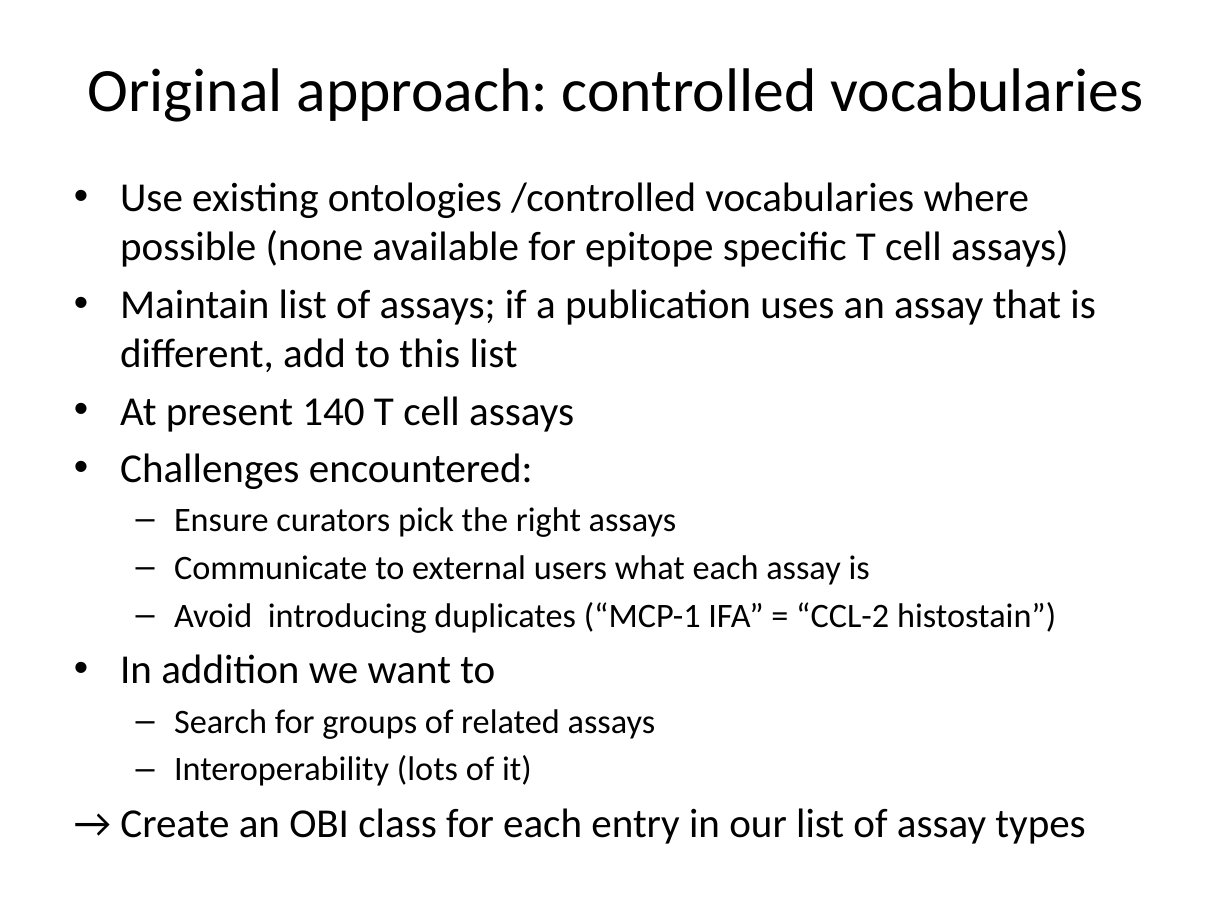
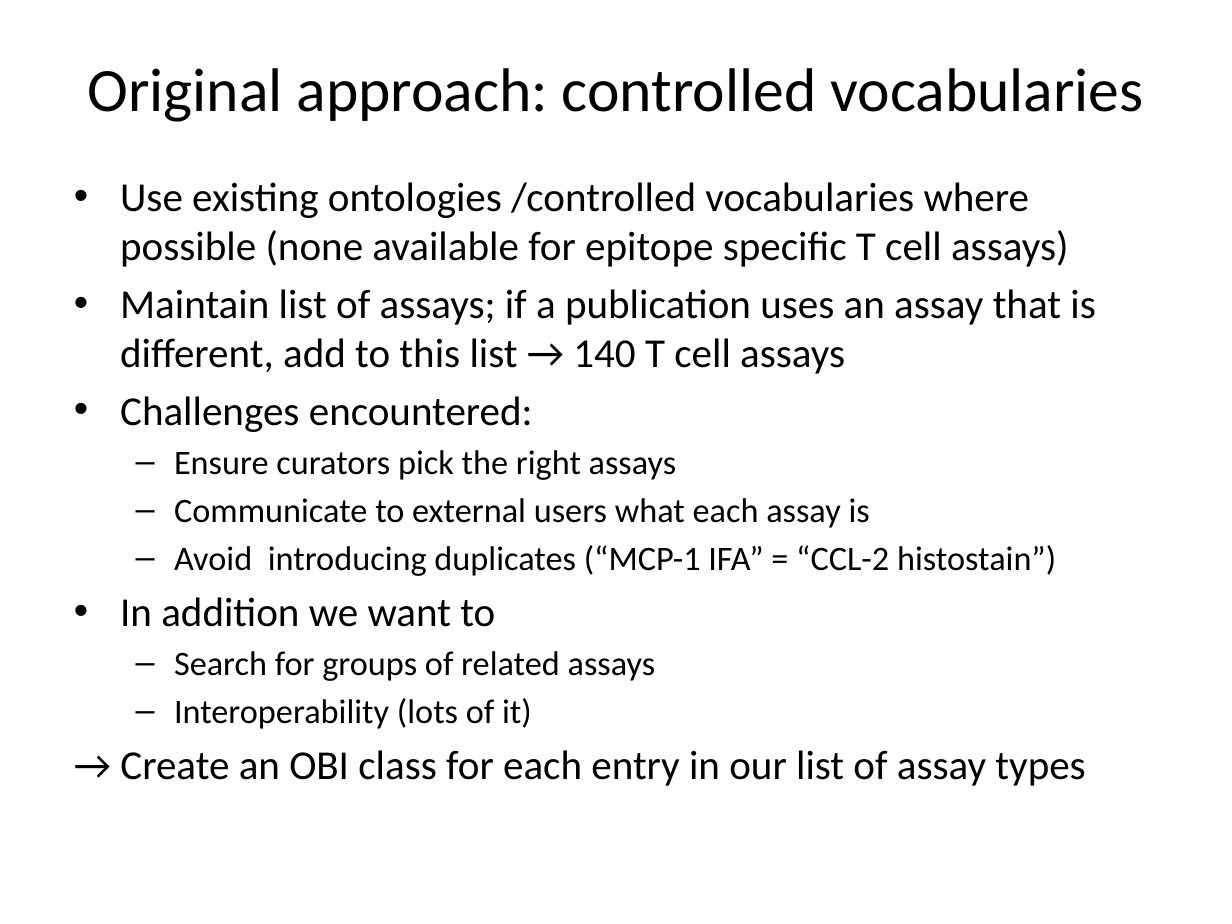
Before and after one commit to obi-ontology/obi-legacy-svn, a slide deck: slide 26 of trunk/docs/presentations/OBI tutorial July 2011 ICBO/OBI overview and IEDB.pptx (slide 25 before the commit). Drawn at 1232x924 pixels with LibreOffice and Linux fonts; fonts in the diff are those of the drawing. Boxes give left, top, right and bottom in pixels: in the first picture for what was removed or moved away, otherwise in the second. Text is boxed around its words. In the diff, an @@ line names an element or a change of style, - is before the commit and + after.

Commit message:
updated overview presentation + committed original announcement text.

```diff
--- a/trunk/docs/presentations/OBI tutorial July 2011 ICBO/OBI overview and IEDB.pptx
+++ b/trunk/docs/presentations/OBI tutorial July 2011 ICBO/OBI overview and IEDB.pptx
@@ text at [120,289,1095,374]: text changed @@
-• Maintain list of assays; if a publication uses an assay that is different, add to this list
-• At present 140 T cell assays
+• Maintain list of assays; if a publication uses an assay that is different, add to this list → 140 T cell assays
```
Also in this commit, not shown: 3 other slides changed, 2 slides added, 1 other file.
